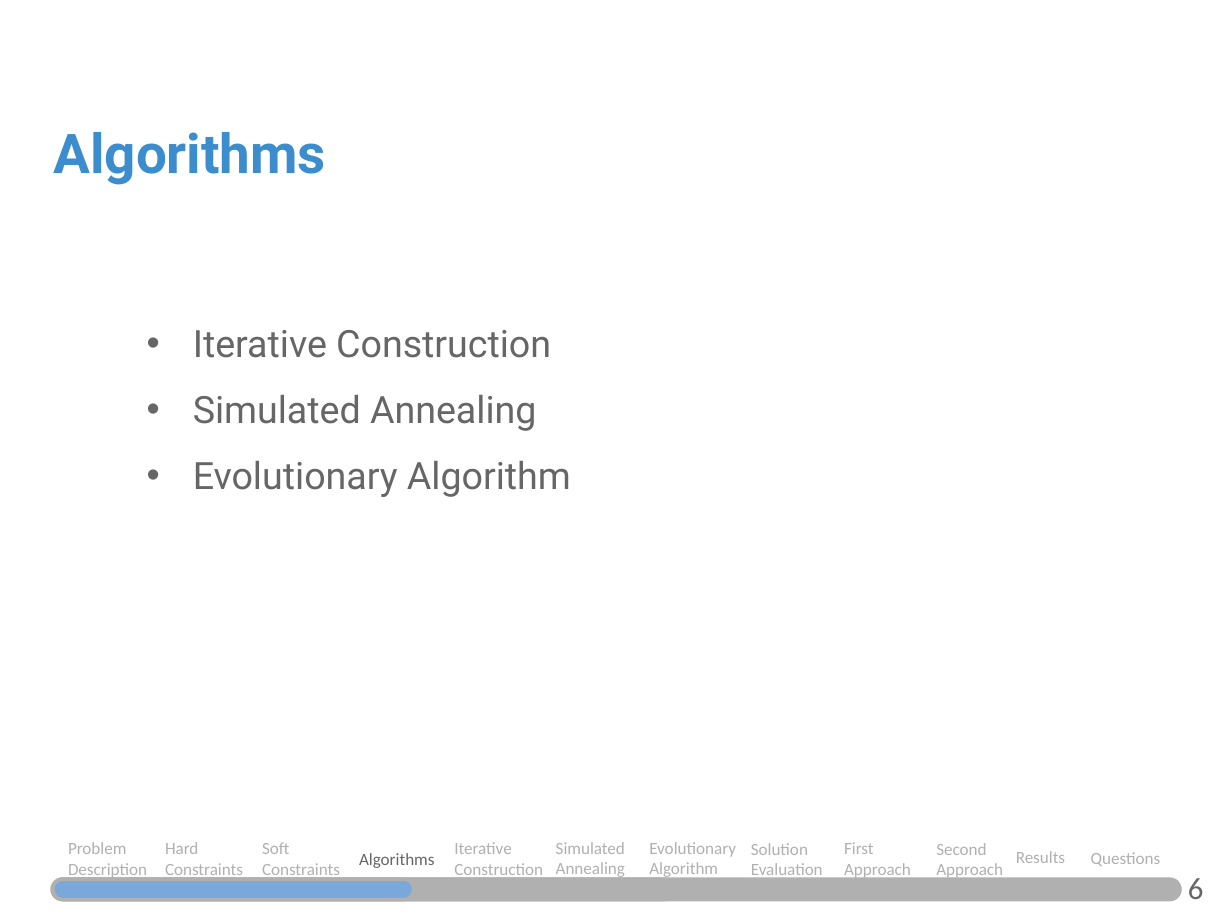
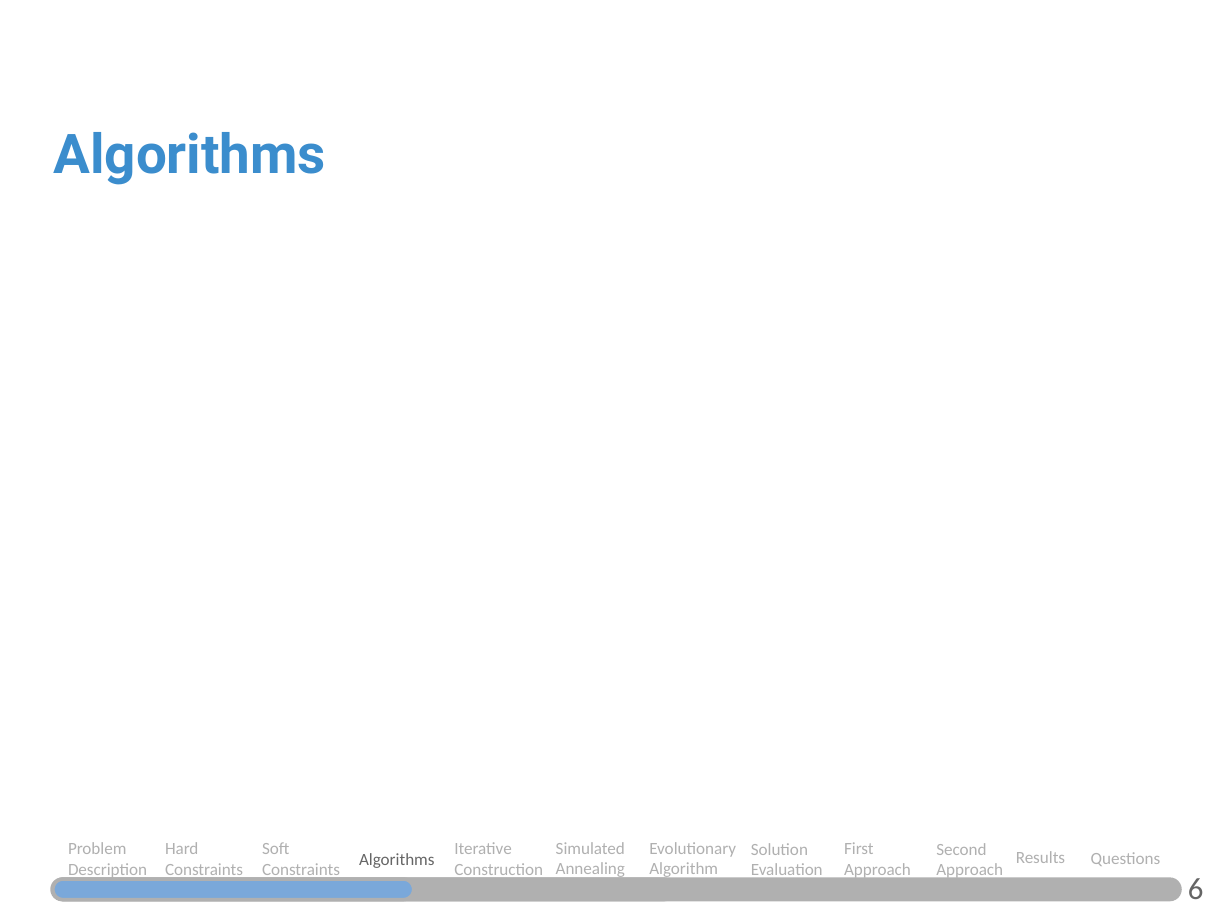
Before and after one commit to JosePedroMarques/DMMarket, a slide deck: slide 12 of SSIM-Intermediate.pptx (slide 11 before the commit). Drawn at 1232x924 pixels with LibreOffice and Linux fonts; fonts in the diff are those of the drawing. Boxes give left, top, right and bottom in pixels: in the first picture for what was removed or moved away, otherwise in the second. Text is boxed around its words. In the diff, an @@ line names an element or a change of style, - is before the commit and + after.

```diff
--- a/SSIM-Intermediate.pptx
+++ b/SSIM-Intermediate.pptx
@@ text removed at (193,330,571,497) @@
-• Iterative Construction
-• Simulated Annealing
-• Evolutionary Algorithm
```
Also in this commit, not shown: 5 other slides changed, 17 slides removed, 5 other files.
